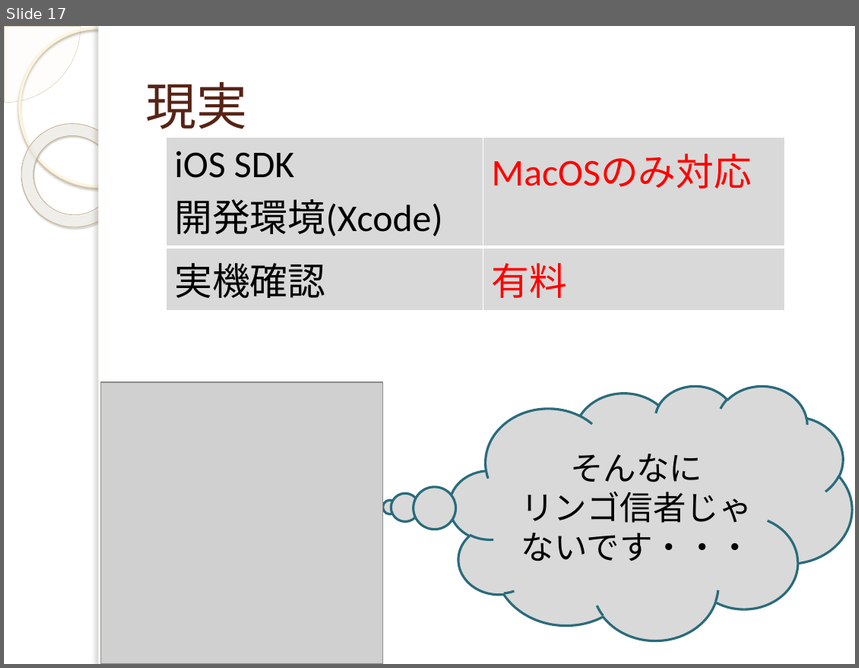
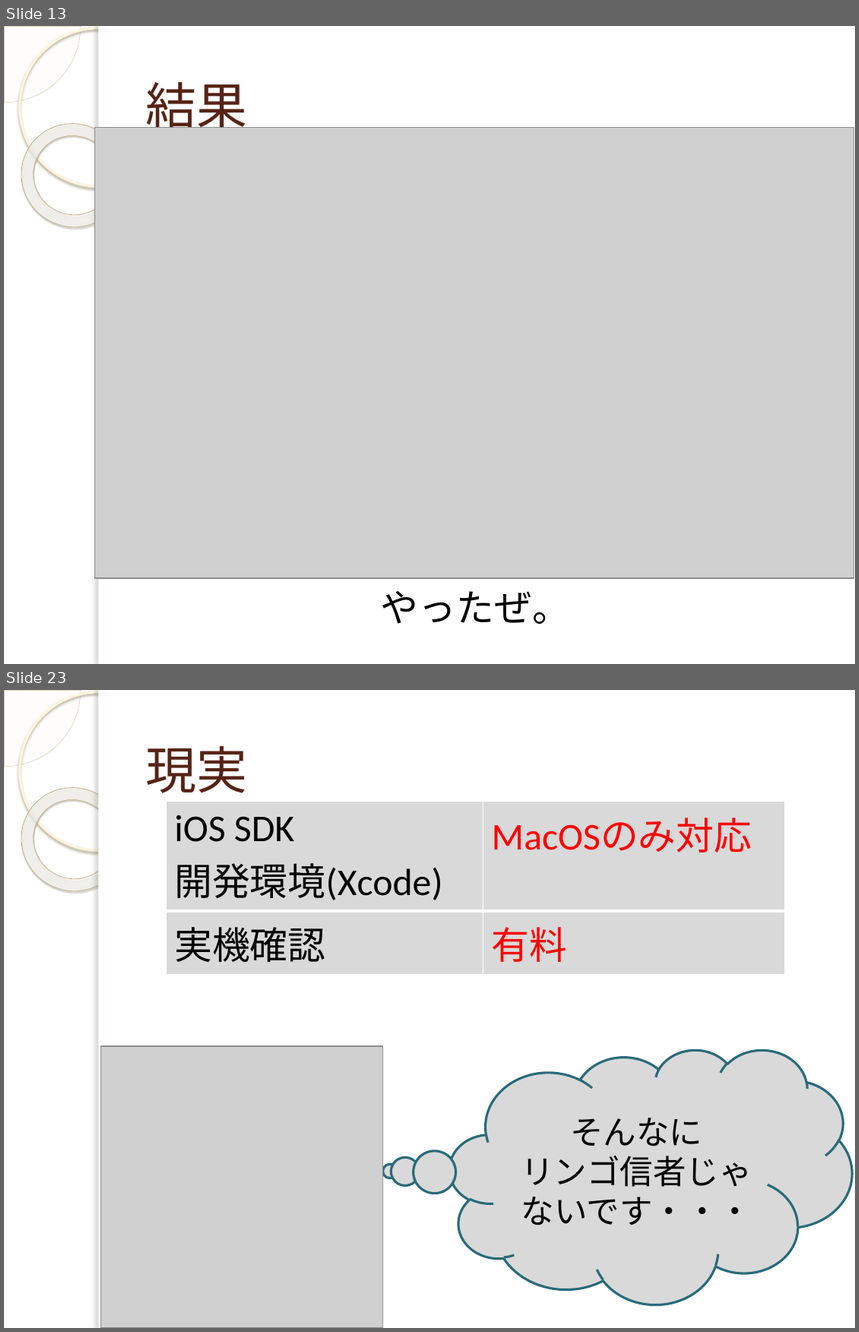
Before and after one commit to yuridonus/FEstudy, a slide deck: vimmer.pptx. Shown one above the other, each under a label of ours: slide 17 before the commit, slides 13 and 23 after it; the slides between them are not shown. The pictures are 859x668 and 859x1332 pixels, drawn with LibreOffice and Linux fonts; fonts in the diff are those of the drawing; grey boxes stand for pictures; background and template pictures are left out. Boxes give left, top, right and bottom in pixels: in the first picture for what was removed or moved away, otherwise in the second. Text is boxed around its words. In the diff, an @@ line names an element or a change of style, - is before the commit and + after.

```diff
--- a/vimmer.pptx
+++ b/vimmer.pptx
@@ slide 13 added at box(4, 26, 855, 664), background picture (left out); not listed: 5 template elements that a slide beside it also shows @@
@@ title added at box(146, 81, 248, 138), 43 pt, text #572314 @@
+結果
@@ picture added at box(94, 127, 854, 579) @@
@@ text added at box(381, 591, 570, 624), 32 pt, text #000000 @@
+やったぜ。
@@ what was slide 17 is now slide 23 @@
```
Also in this commit, not shown: 6 slides changed, 7 other slides added, 2 slides removed.
